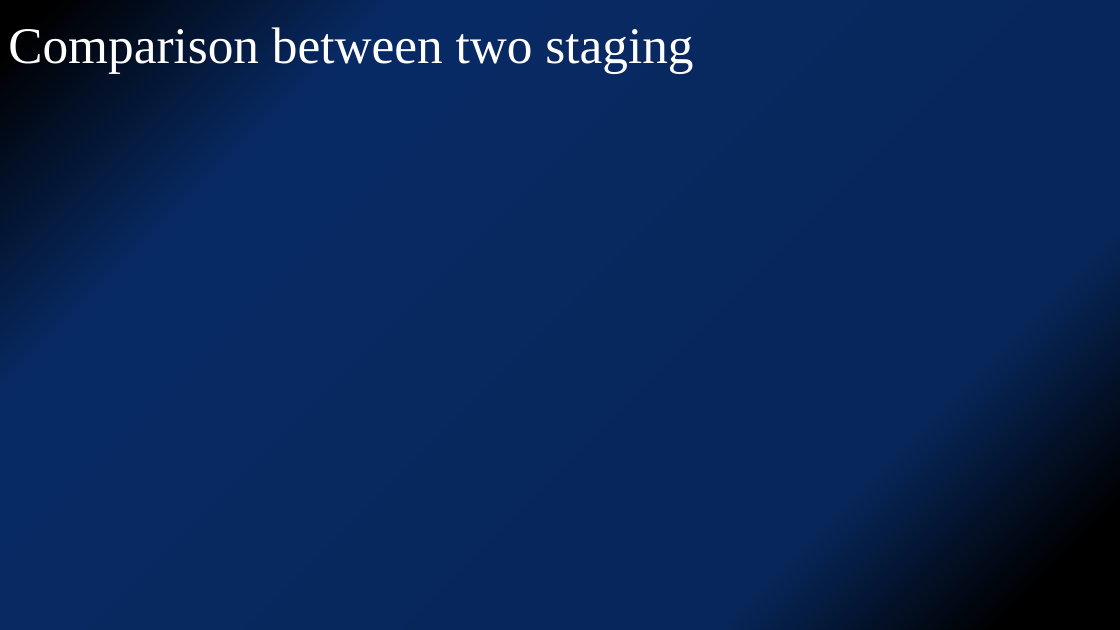
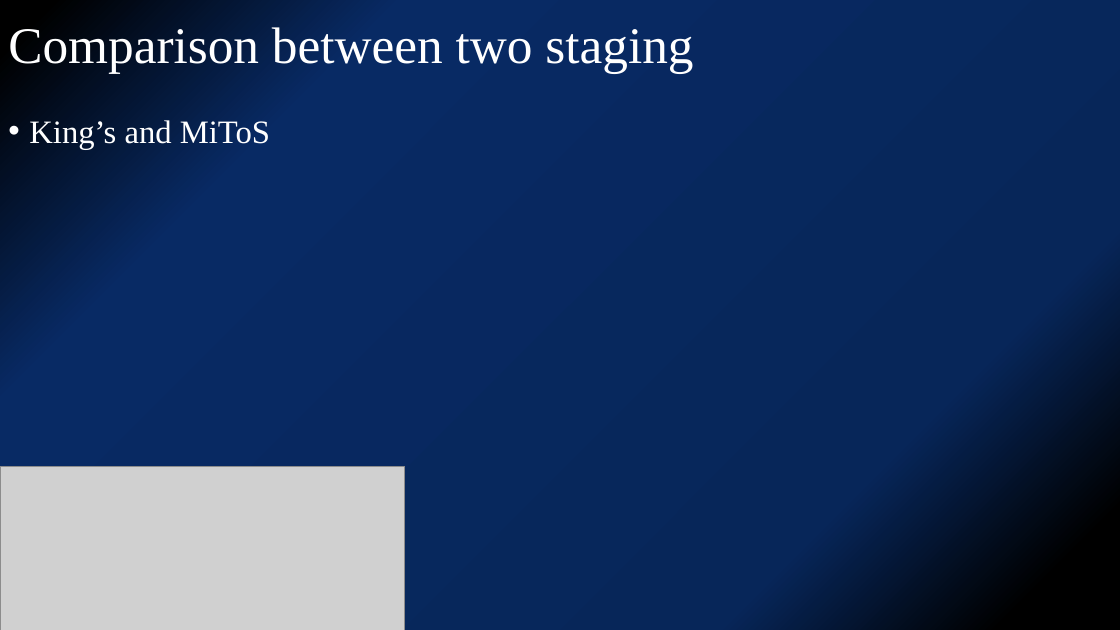
Before and after one commit to kjfdf/lecture, a slide deck: slide 10 of SNUH 심포지엄-유일한.pptx (slide 9 before the commit). Drawn at 1120x630 pixels with LibreOffice and Linux fonts; fonts in the diff are those of the drawing; grey boxes stand for pictures. Boxes give left, top, right and bottom in pixels: in the first picture for what was removed or moved away, otherwise in the second. Text is boxed around its words. In the diff, an @@ line names an element or a change of style, - is before the commit and + after.

```diff
--- a/SNUH 심포지엄-유일한.pptx
+++ b/SNUH 심포지엄-유일한.pptx
@@ text added at (x1=29, y1=120, x2=270, y2=149), 28 pt, text #FFFFFF @@
+• King’s and MiToS
@@ picture added at (x1=0, y1=466, x2=405, y2=630) @@
```
Also in this commit, not shown: 2 other slides changed, 1 slide added.
